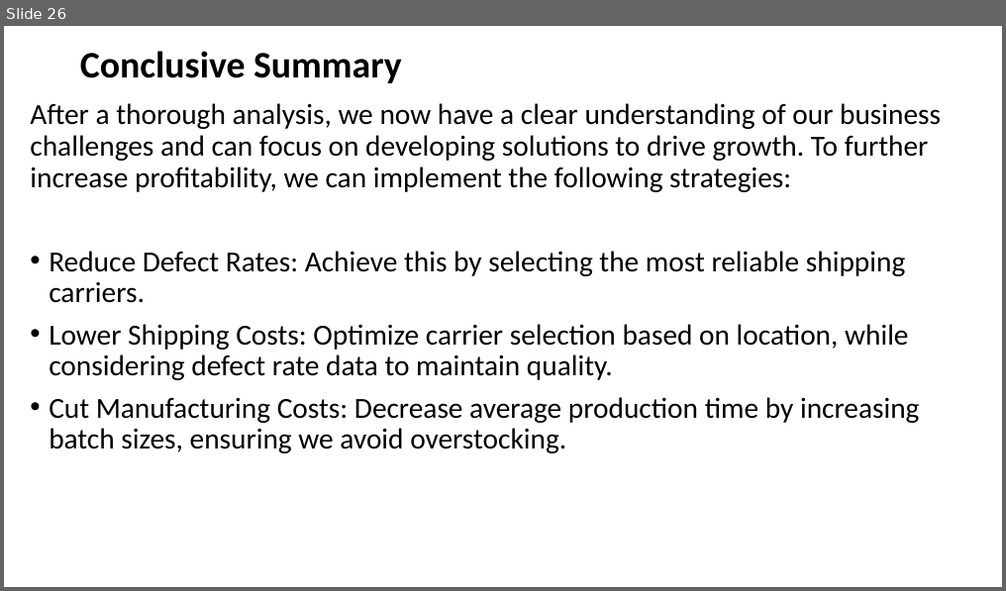
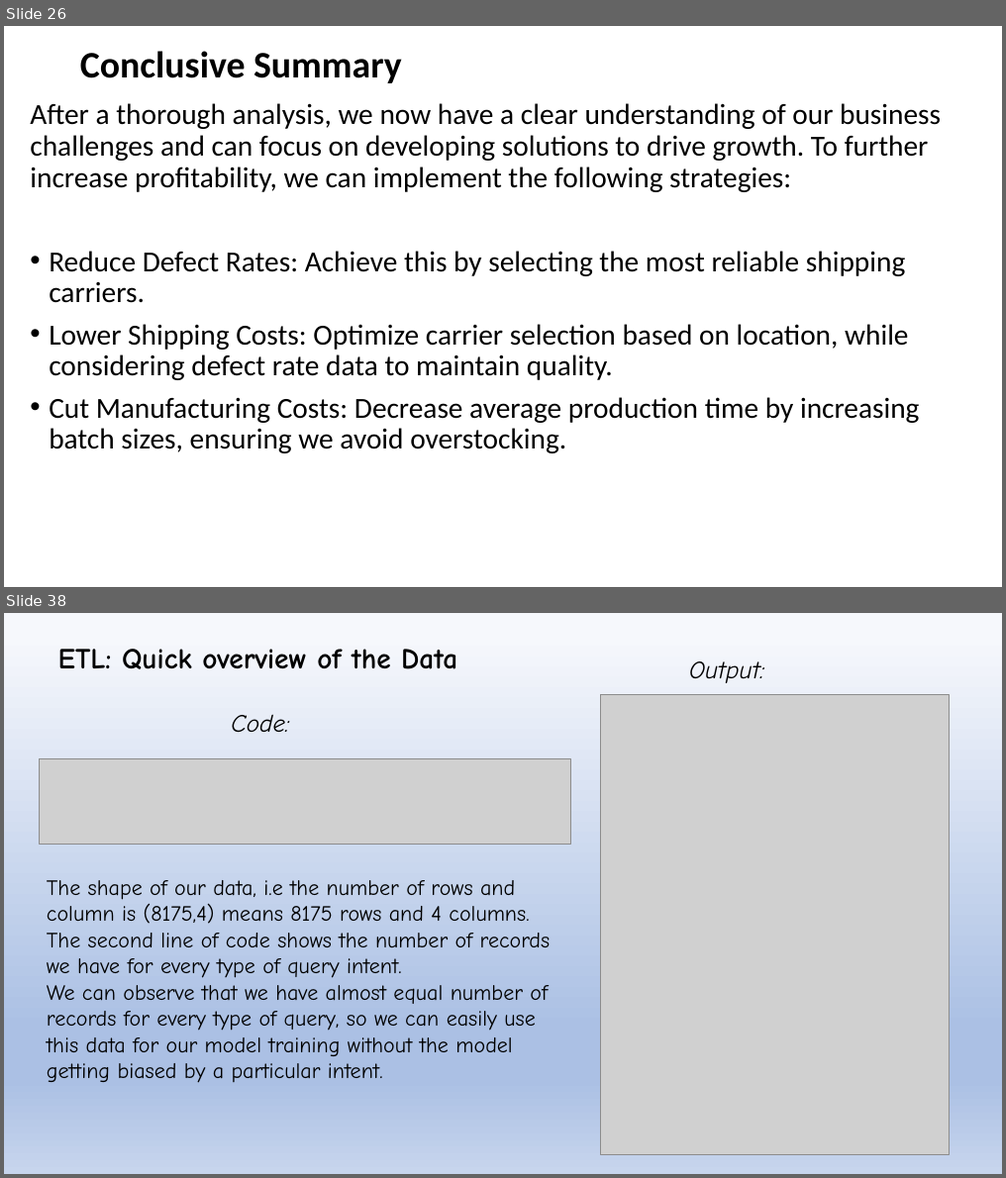
Before and after one commit to Sanket2102/Supply-Chain-Management, a slide deck: Supply Chain Management Presentation.pptx. Shown one above the other, each under a label of ours: slide 26 before the commit, slides 26 and 38 after it; the slides between them are not shown. The pictures are 1006x591 and 1006x1178 pixels, drawn with LibreOffice and Linux fonts; fonts in the diff are those of the drawing; grey boxes stand for pictures; background and template pictures are left out. Boxes give left, top, right and bottom in pixels: in the first picture for what was removed or moved away, otherwise in the second. Text is boxed around its words. In the diff, an @@ line names an element or a change of style, - is before the commit and + after.

```diff
--- a/Supply Chain Management Presentation.pptx
+++ b/Supply Chain Management Presentation.pptx
@@ slide 38 added at (4,613,1002,1174), background gradient #F6F8FC to #ABC0E4 to #C7D5ED @@
@@ text added at (58,649,457,669), 28 pt, text #000000, bold @@
+ETL: Quick overview of the Data
@@ text added at (689,662,764,683), 24 pt, text #000000, italic @@
+Output:
@@ picture added at (601,694,948,1155) @@
@@ text added at (231,714,289,733), 24 pt, text #000000, italic @@
+Code:
@@ picture added at (40,759,570,845) @@
@@ text added at (47,880,550,1083), 21 pt, text #000000 @@
+The shape of our data, i.e the number of rows and column is (8175,4) means 8175 rows and 4 columns.
+The second line of code shows the number of records we have for every type of query intent.
+We can observe that we have almost equal number of records for every type of query, so we can easily use this data for our model training without the model getting biased by a particular intent.
```
Also in this commit, not shown: 2 slides changed, 27 other slides added.
